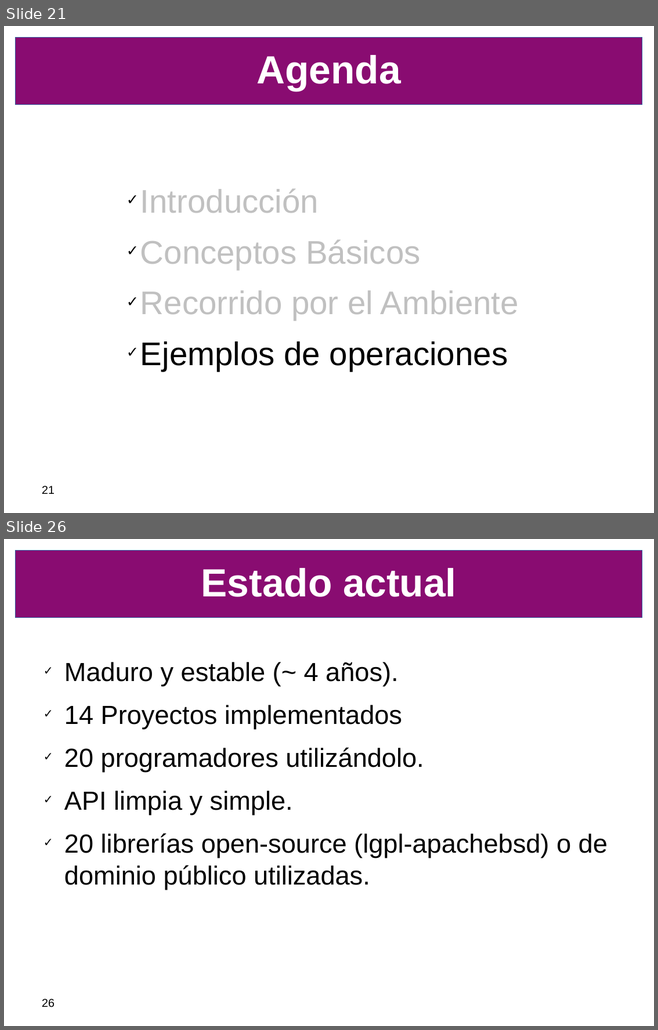
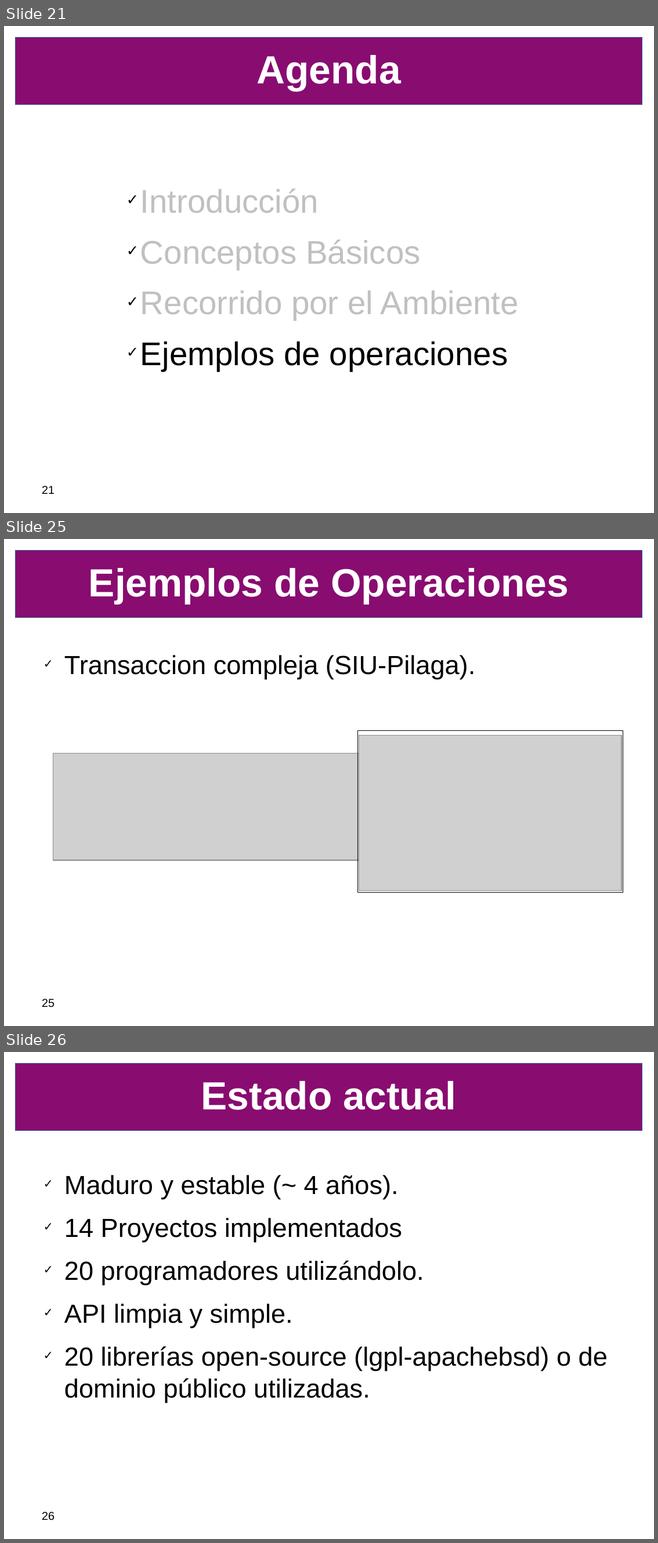
Before and after one commit to SIU-Toba/framework, a slide deck: doc/presentacion/CafeConf2006.odp. Shown one above the other, each under a label of ours: slides 21 and 26 before the commit, slides 21, 25 and 26 after it; the slides between them are not shown. The pictures are 658x1030 and 658x1543 pixels, drawn with LibreOffice and Linux fonts; fonts in the diff are those of the drawing; grey boxes stand for pictures; background and template pictures are left out. Boxes give left, top, right and bottom in pixels: in the first picture for what was removed or moved away, otherwise in the second. Text is boxed around its words. In the diff, an @@ line names an element or a change of style, - is before the commit and + after.

```diff
--- a/doc/presentacion/CafeConf2006.odp
+++ b/doc/presentacion/CafeConf2006.odp
@@ slide 25 added at box(4, 539, 654, 1026), background #FFFFFF; not listed: 1 template element that a slide beside it also shows @@
@@ title added at box(89, 568, 568, 604), 48 pt, text #FFFFFF, bold @@
+Ejemplos de Operaciones
@@ text added at box(64, 655, 475, 679), 32 pt, text #000000 @@
+✓ Transaccion compleja (SIU-Pilaga).
@@ rectangle added at box(358, 730, 623, 893), outline #000000 0 pt @@
@@ picture added at box(359, 735, 622, 891) @@
@@ picture added at box(53, 754, 489, 860) @@
@@ page number added at box(42, 999, 54, 1008), 14 pt, text #000000 @@
+25
```
Also in this commit, not shown: 3 slides changed, 1 other slide added, 2 slides removed.
